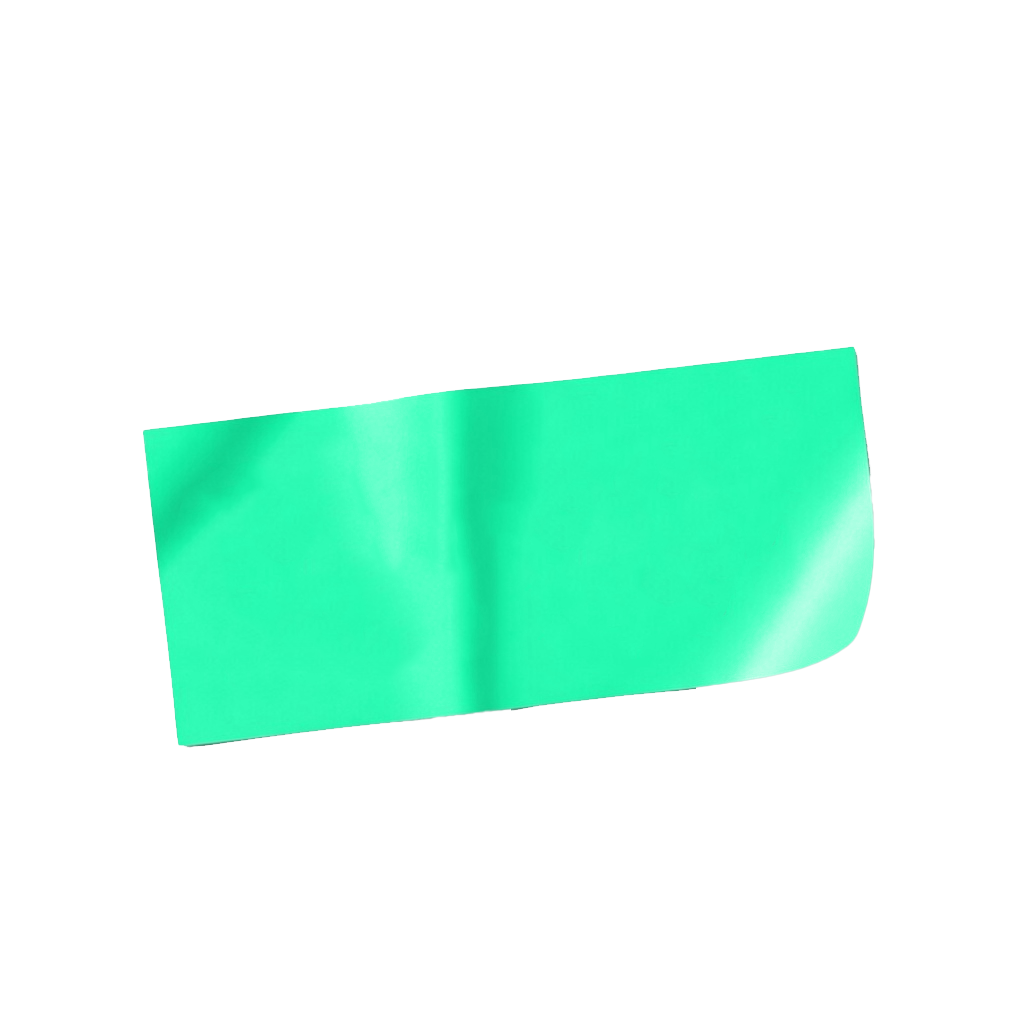
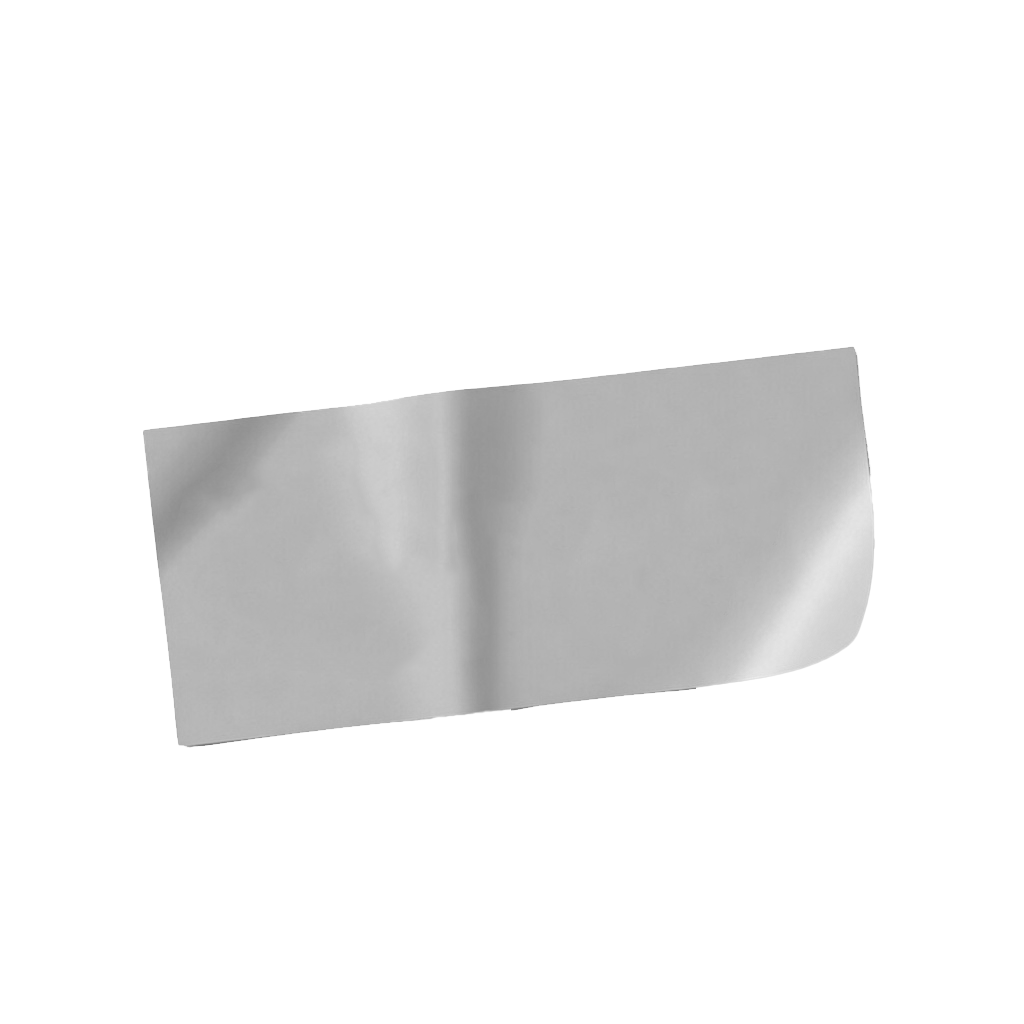
Before/after of a 1024 x 1024 layered artwork. What changed in the layer stack:
painted on "Color Fill 1" over 143, 346, 875, 748